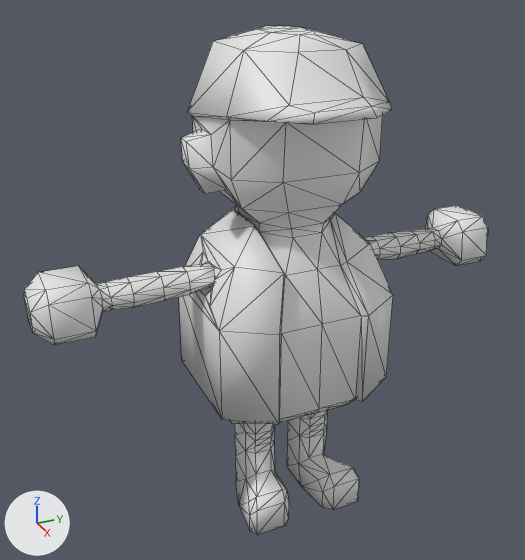
The glTF model game/enemy/assets/construction_enemy.glb, before and after one commit.
Before and after are seen from a 50 mm lens placed at (0.245, -0.121, 0.14), pointed at (-0.004, -0.009, 0.015). Lighting does not change. The marker at lower left points along +X, +Y and +Z. Mesh edges are drawn as thin lines. Vertices at the same position are counted once.
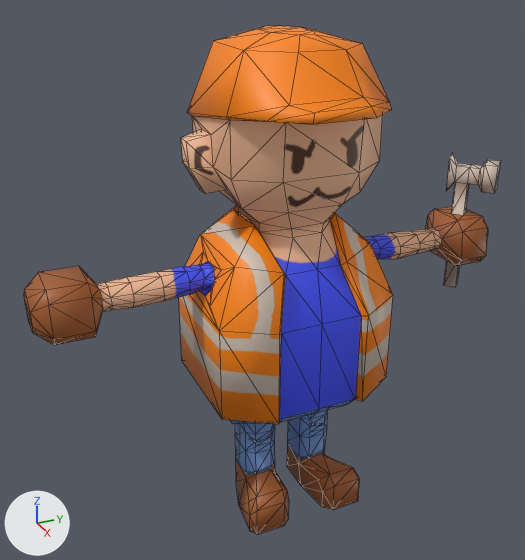
The newer file is also turned or shifted as a whole; pictures and numbers use the older file's frame.

Boxes [x1, y1, x2, y2] around the edits, measured in the pictures (525 x 560 px):
```json
{"object": "Cube.002", "change": "reshaped", "before": [24, 26, 488, 534], "after": [24, 26, 501, 534]}
{"part": 1, "of": "me_cube_003", "change": "built on", "before": [183, 236, 380, 295], "after": [183, 236, 380, 295]}
{"part": 2, "of": "me_cube_003", "change": "built on", "before": [435, 205, 481, 220], "after": [435, 153, 501, 287]}
{"part": 3, "of": "me_cube_003", "change": "recoloured", "before": [24, 26, 488, 534], "after": [24, 26, 488, 534], "on screen": "grey to orange"}
```

Edits to the scene script, one JSON object a line:
```json
{"op": "add", "block": "img_mat_construction_worker", "code": ["img_mat_construction_worker = load_image('mat_construction_worker', '_unpacked/mat_construction_worker', 844, 840, 'sRGB')"]}
{"op": "add", "block": "mat_material_002", "code": ["mat_material_002 = principled_material('Material.002')", "mat_material_002.texture = img_mat_construction_worker"]}
{"block": "me_cube_003", "where": "# used by ob_cube_002; location = (0.0, 0.0, 0.0)"}
{"op": "remove", "block": "me_cube_003", "code": "me_cube_003.from_pydata(...)  # 451 vertices, 898 faces; spans x -0.038..0.041, y -0.102..0.101, z -0.089..0.113"}
{"op": "add", "block": "me_cube_003", "code": "me_cube_003.from_pydata(...)  # 502 vertices, 1000 faces; spans x -0.038..0.041, y -0.102..0.101, z -0.089..0.113"}
{"block": "me_cube_003", "change": "me_cube_003 part 1"}
{"block": "me_cube_003", "change": "32 faces are deleted"}
{"block": "me_cube_003", "change": "10 vertices are added at x -0.009..0.003, y -0.037..0.038, z 0.018..0.024"}
{"block": "me_cube_003", "change": "5 new vertices lie (0.0, -0.006, 0.0) away from vertices in x -0.008..0.0, y -0.031..0.043, z 0.024..0.026"}
{"block": "me_cube_003", "change": "62 new faces join them"}
{"block": "me_cube_003", "change": "me_cube_003 part 2"}
{"block": "me_cube_003", "change": "4 faces are deleted"}
{"block": "me_cube_003", "change": "22 vertices are added at x -0.011..0.007, y 0.08..0.097, z -0.004..0.057"}
{"block": "me_cube_003", "change": "9 new vertices lie (0.004, 0.004, 0.0) away from vertices in x -0.007..0.007, y 0.088..0.097, z -0.004..0.055"}
{"block": "me_cube_003", "change": "5 new vertices lie (0.004, -0.005, 0.0) away from vertices in x -0.003, y 0.092, z -0.004..0.053"}
{"block": "me_cube_003", "change": "76 new faces join them"}
{"block": "me_cube_003", "change": "me_cube_003 part 3: 862 faces spanning x -0.038..0.041, y -0.102..0.101, z -0.089..0.113 switch from no material to mat_material_002 (picture img_mat_construction_worker)"}
```
